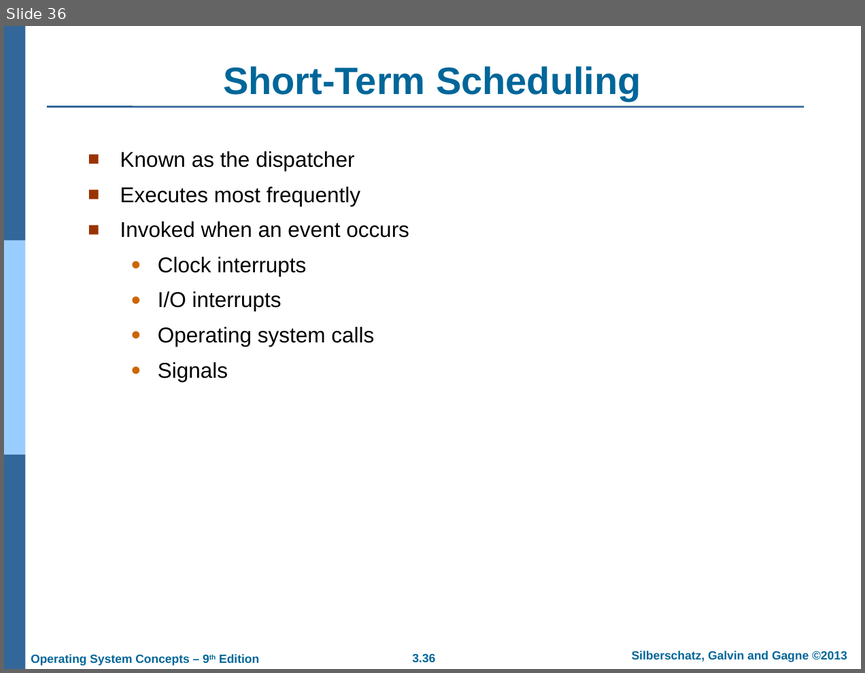
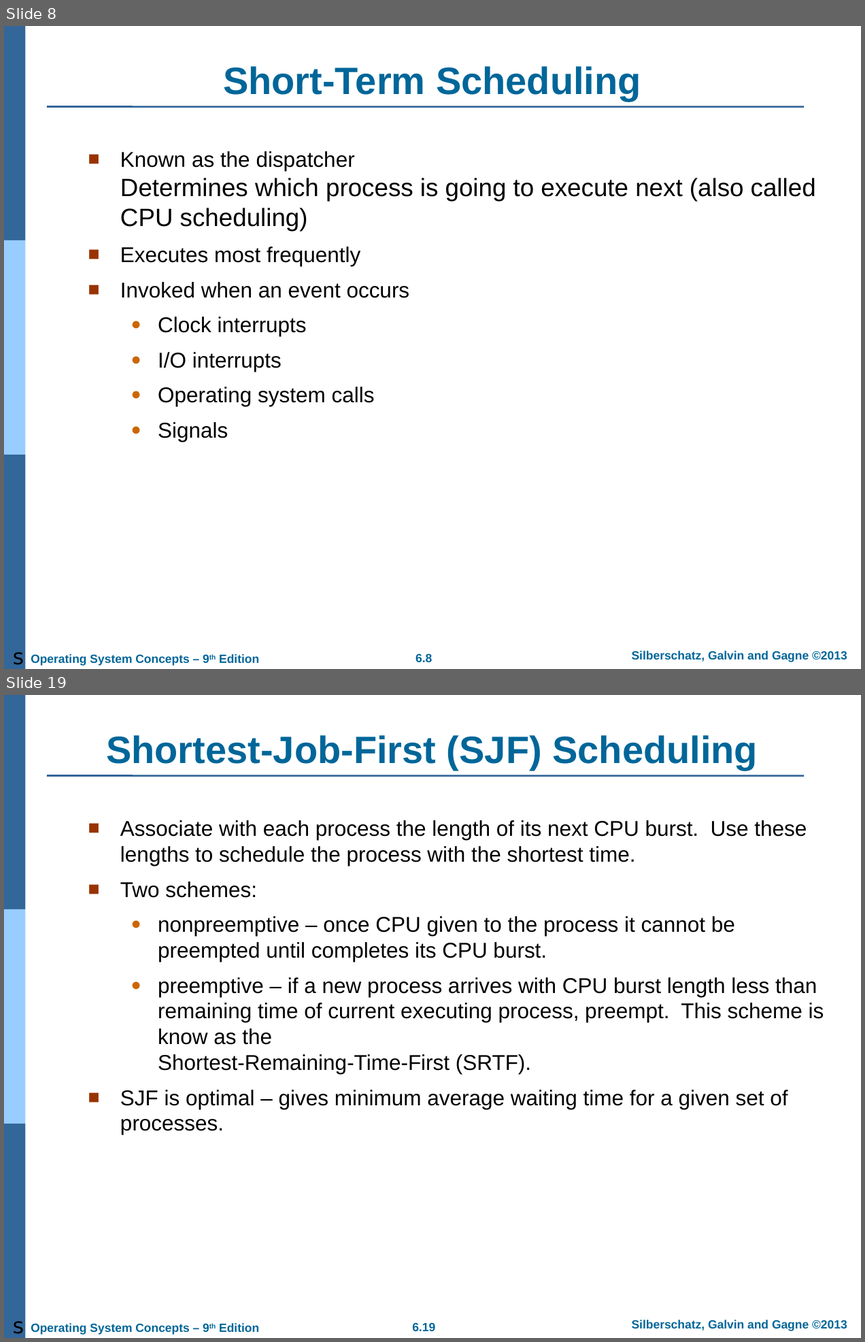
Before and after one commit to qasim2020/givezakat, a slide deck: static/AOS/Chapter 3.ppt. Shown one above the other, each under a label of ours: slide 36 before the commit, slides 8 and 19 after it; the slides between them are not shown. The pictures are 865x673 and 865x1342 pixels, drawn with LibreOffice and Linux fonts; fonts in the diff are those of the drawing; background and template pictures are left out. Boxes give left, top, right and bottom in pixels: in the first picture for what was removed or moved away, otherwise in the second. Text is boxed around its words. In the diff, an @@ line names an element or a change of style, - is before the commit and + after.

```diff
--- a/static/AOS/Chapter 3.ppt
+++ b/static/AOS/Chapter 3.ppt
@@ slide 19 added at box(4, 695, 861, 1338), background #FFFFFF; not listed: 7 template elements that a slide beside it also shows @@
@@ title added at box(106, 735, 757, 770), 32 pt, text #006699, bold @@
+Shortest-Job-First (SJF) Scheduling
@@ text added at box(120, 820, 824, 1134), 18 pt, text #000000 @@
+■ Associate with each process the length of its next CPU burst. Use these lengths to schedule the process with the shortest time.
+■ Two schemes:
+  ● nonpreemptive – once CPU given to the process it cannot be preempted until completes its CPU burst.
+  ● preemptive – if a new process arrives with CPU burst length less than remaining time of current executing process, preempt. This scheme is know as the
+    Shortest-Remaining-Time-First (SRTF).
+■ SJF is optimal – gives minimum average waiting time for a given set of processes.
@@ text added at box(13, 1321, 24, 1334), 18 pt, text #000000 @@
+s
@@ what was slide 36 is now slide 8 @@
@@ slide 8 changed as well @@
@@ text at box(120, 151, 816, 231): text changed; size 18 to 21 pt @@
-■ Known as the dispatcher
+■ Known as the dispatcher
+  Determines which process is going to execute next (also called CPU scheduling)
@@ text added at box(13, 652, 24, 665), 18 pt, text #000000 @@
+s
@@ page number at box(415, 653, 432, 662): text changed @@
-3.36
+6.8
```
Also in this commit, not shown: 1 other slide changed, 40 other slides added, 60 slides removed, 12 other files.
